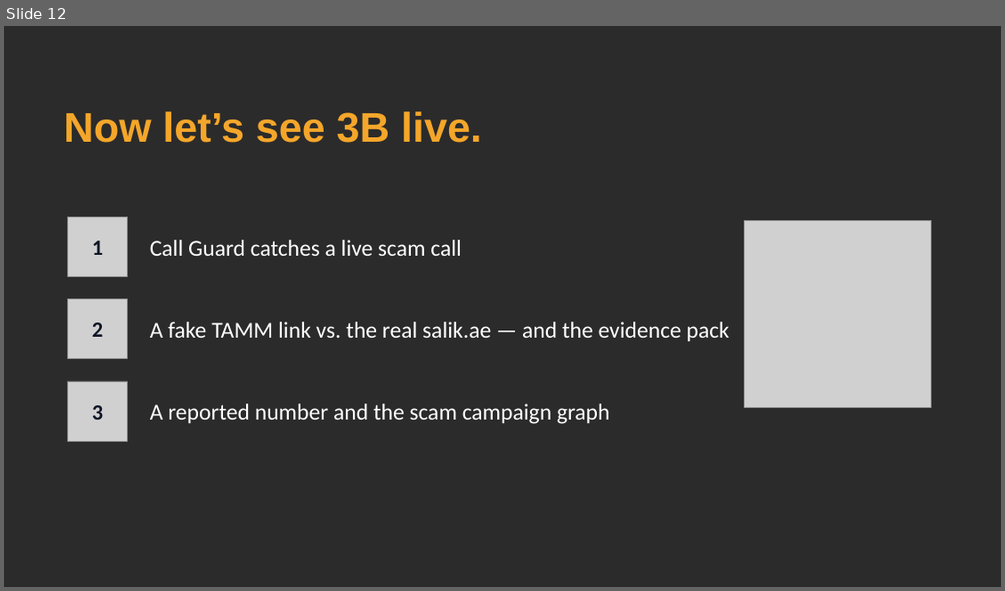
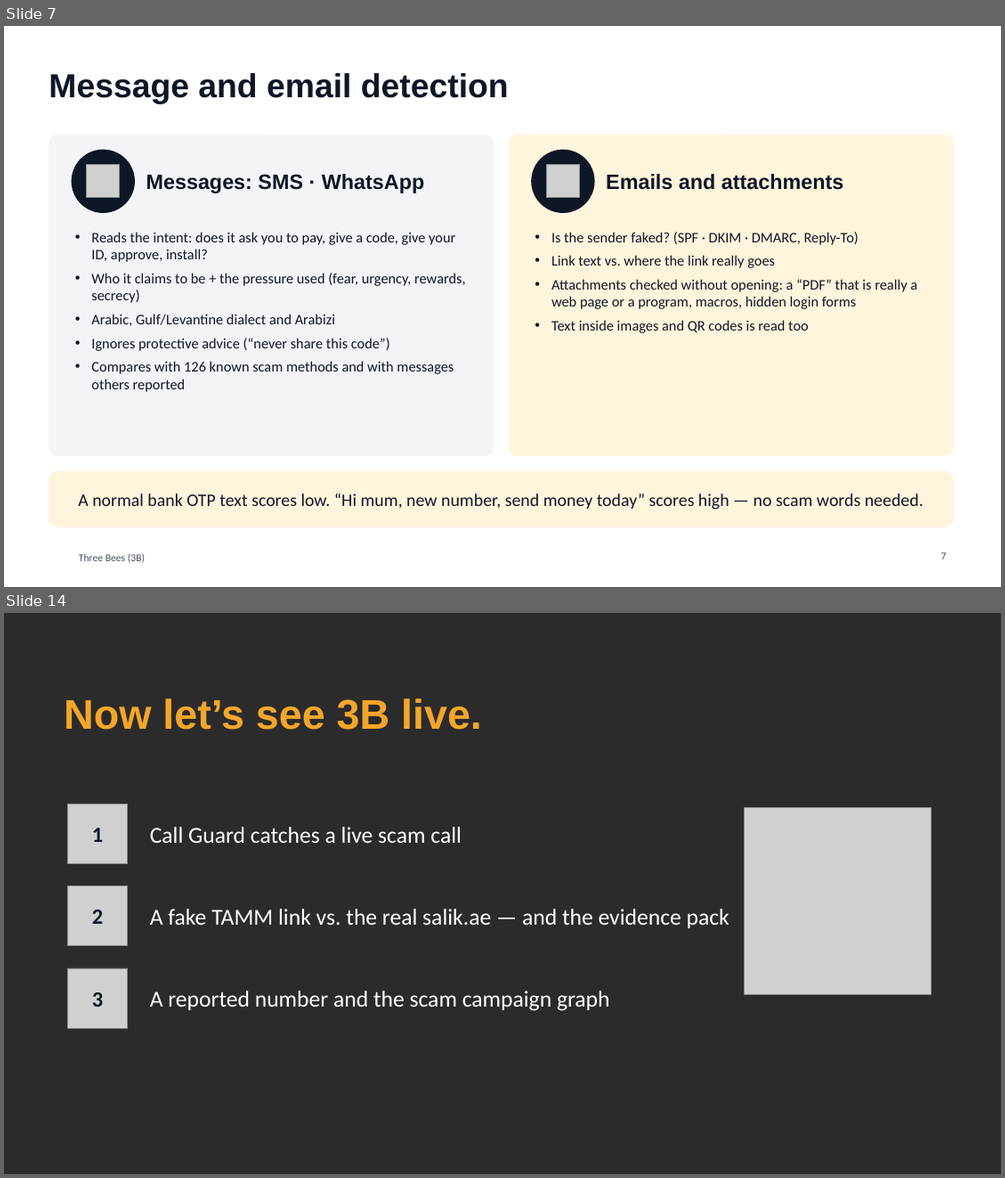
Before and after one commit to Mezx-1/three-bees, a slide deck: docs/presentation/ThreeBees_pitch.pptx. Shown one above the other, each under a label of ours: slide 12 before the commit, slides 7 and 14 after it; the slides between them are not shown. The pictures are 1005x591 and 1005x1178 pixels, drawn with LibreOffice and Linux fonts; fonts in the diff are those of the drawing; grey boxes stand for pictures; background and template pictures are left out; a plain dark background stands for a picture behind light text. Boxes give left, top, right and bottom in pixels: in the first picture for what was removed or moved away, otherwise in the second. Text is boxed around its words. In the diff, an @@ line names an element or a change of style, - is before the commit and + after.

```diff
--- a/docs/presentation/ThreeBees_pitch.pptx
+++ b/docs/presentation/ThreeBees_pitch.pptx
@@ slide 7 added at [4,26,1001,587], background #FFFFFF @@
@@ title added at [48,73,509,103], 32 pt, text #0E1726, bold @@
+Message and email detection
@@ rounded rectangle added at [48,135,494,456], fill #F2F4F7 @@
@@ ellipse added at [72,150,135,213], fill #0E1726 @@
@@ rounded rectangle added at [509,135,954,456], fill #FFF4DC @@
@@ ellipse added at [531,150,595,213], fill #0E1726 @@
@@ picture added at [86,164,119,197] @@
@@ text added at [146,174,424,193], 20 pt, text #0E1726, bold @@
+Messages: SMS · WhatsApp
@@ picture added at [546,164,579,197] @@
@@ text added at [606,174,844,190], 20 pt, text #0E1726, bold @@
+Emails and attachments
@@ text added at [91,232,465,392], 14 pt, text #0E1726 @@
+• Reads the intent: does it ask you to pay, give a code, give your ID, approve, install?
+• Who it claims to be + the pressure used (fear, urgency, rewards, secrecy)
+• Arabic, Gulf/Levantine dialect and Arabizi
+• Ignores protective advice (“never share this code”)
+• Compares with 126 known scam methods and with messages others reported
@@ text added at [551,232,917,333], 14 pt, text #0E1726 @@
+• Is the sender faked? (SPF · DKIM · DMARC, Reply-To)
+• Link text vs. where the link really goes
+• Attachments checked without opening: a “PDF” that is really a web page or a program, macros, hidden login forms
+• Text inside images and QR codes is read too
@@ rounded rectangle added at [48,471,954,527], fill #FFF4DC @@
@@ text added at [78,493,923,509], 17 pt, text #0E1726 @@
+A normal bank OTP text scores low. “Hi mum, new number, send money today” scores high — no scam words needed.
@@ text added at [79,553,145,563], 10 pt, text #444E5F @@
+Three Bees (3B)
@@ page number added at [941,552,947,559], 10 pt, text #444E5F @@
+7
@@ what was slide 12 is now slide 14 @@
```
Also in this commit, not shown: 8 slides changed, 5 other slides added, 4 slides removed.
